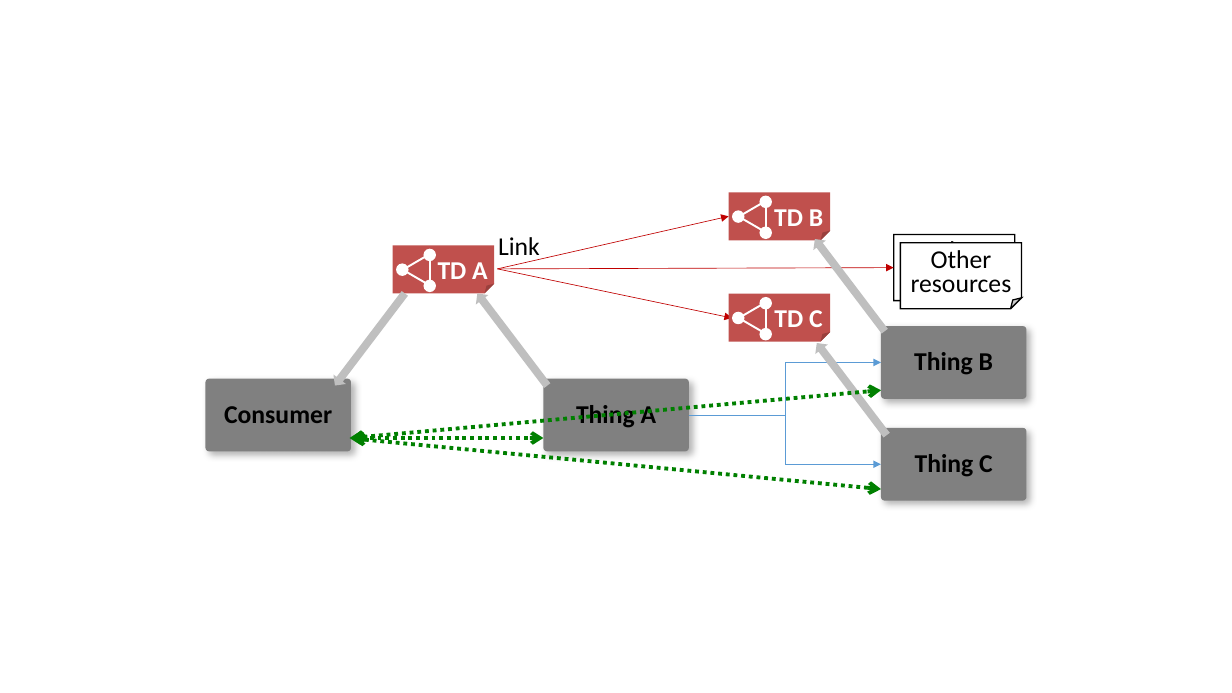
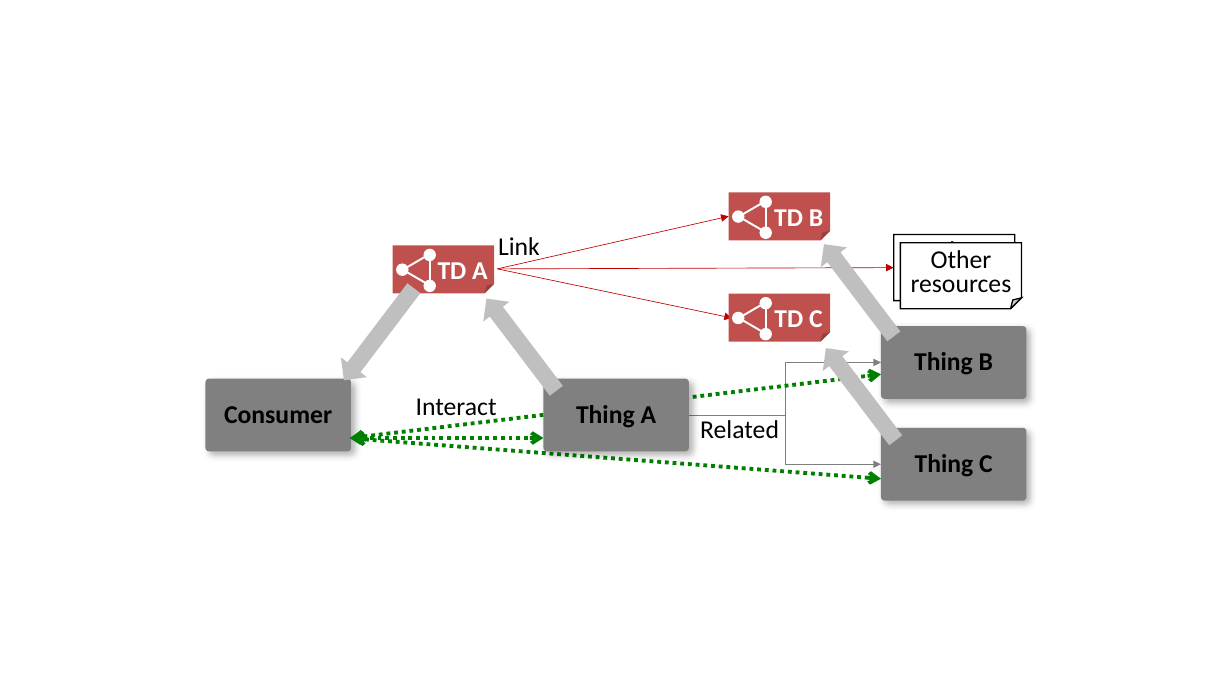
Before and after one commit to w3c/wot-architecture, a slide deck: slide 2 of images/architecture/arch-cr.pptx. Drawn at 1232x693 pixels with LibreOffice and Linux fonts; fonts in the diff are those of the drawing. Boxes give left, top, right and bottom in pixels: in the first picture for what was removed or moved away, otherwise in the second. Text is boxed around its words. In the diff, an @@ line names an element or a change of style, - is before the commit and + after.

```diff
--- a/images/architecture/arch-cr.pptx
+++ b/images/architecture/arch-cr.pptx
@@ down arrow: place and size @@
-down arrow at (809,234,891,336)
+down arrow at (811,235,907,346)
@@ down arrow: place and size @@
-down arrow at (329,289,411,390)
+down arrow at (331,278,426,390)
@@ down arrow: place and size @@
-down arrow at (471,289,554,390)
+down arrow at (474,289,570,401)
@@ down arrow: place and size @@
-down arrow at (810,339,893,440)
+down arrow at (813,338,909,450)
@@ double arrow moved from (351, 438) - (881, 390) to (351, 438) - (881, 374) @@
@@ elbow arrow (689, 415) - (881, 362): stroke #5B9BD5 0.5 pt to #7F7F7F 0.5 pt @@
@@ text added at (416,398,497,421), 20 pt, text #000000 @@
+Interact
@@ elbow arrow (689, 415) - (881, 464): stroke #5B9BD5 0.5 pt to #7F7F7F 0.5 pt @@
@@ double arrow moved from (352, 439) - (881, 489) to (352, 439) - (881, 479) @@
@@ text added at (700,420,779,438), 20 pt, text #000000 @@
+Related
```
Also in this commit, not shown: 1 other slide changed, 1 other file.
